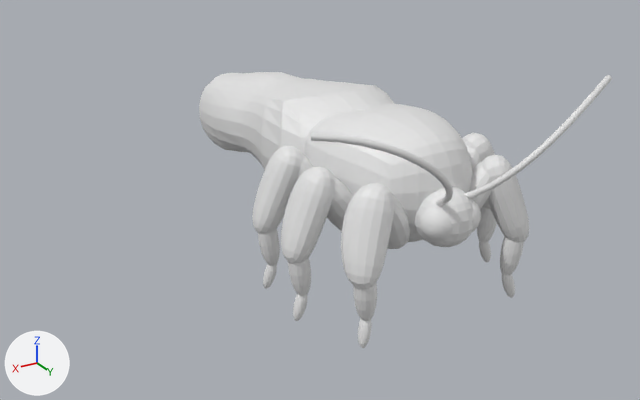
The Blender file blender_files/moth.blend as it was, and as the next commit left it.
The view is the same before and after, from a 50 mm lens placed at (20.8, 26.7, 14.6), pointed at (0.5, -7.1, -2.3). Arrows for +X, +Y and +Z are at lower left; the lights stay in place.
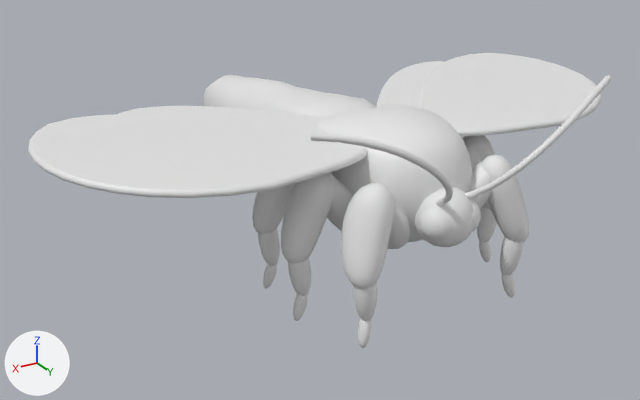
Changed parts and their boxes (x1, y1, x2, y2) in the pictures (640 x 400 px):
'Polygon_ab', added: after (28, 53, 602, 198)
'Cube.002', rescaled: before (199, 72, 395, 170); after (203, 75, 376, 117)
'Polygon_ab.001', added: after (119, 61, 443, 129)

Diff of the bpy script that builds the scene:
```diff
--- a/blender_files/moth.blend.py
+++ b/blender_files/moth.blend.py
@@ cu_polygon_ab_001 @@
+cu_polygon_ab_001 = bpy.data.curves.new('Polygon_ab.001', 'CURVE')
+cu_polygon_ab_001.dimensions = '2D'
+_sp = cu_polygon_ab_001.splines.new('BEZIER'); _sp.bezier_points.add(2)
+_sp.bezier_points.foreach_set('co', [0.642, -2.197, 0.0, 5.051, -0.462, 0.0, 8.853, -8.623, 0.0])
+_sp.bezier_points.foreach_set('handle_left', [1.639, -3.696, 0.0, 2.596, -0.905, 0.0, 11.21, -6.791, 0.0])
+_sp.bezier_points.foreach_set('handle_right', [1.752, -0.734, 0.0, 9.992, -0.93, 0.0, 5.958, -9.88, 0.0])
+_sp.order_u = 3
+_sp.use_cyclic_u = True
+_sp.use_endpoint_u = True
+cu_polygon_ab_001.use_path = True
+cu_polygon_ab_001.bevel_resolution = 1
+cu_polygon_ab_001.bevel_depth = 0.17
+cu_polygon_ab_001.fill_mode = 'BOTH'
+cu_polygon_ab_001.use_fill_caps = True
@@ cu_polygon_ab @@
+cu_polygon_ab = bpy.data.curves.new('Polygon_ab', 'CURVE')
+cu_polygon_ab.dimensions = '2D'
+_sp = cu_polygon_ab.splines.new('BEZIER'); _sp.bezier_points.add(2)
+_sp.bezier_points.foreach_set('co', [1.304, -1.709, 0.0, 7.09, 0.568, 0.0, 12.08, -10.14, 0.0])
+_sp.bezier_points.foreach_set('handle_left', [2.613, -3.676, 0.0, 3.869, -0.0126, 0.0, 15.17, -7.738, 0.0])
+_sp.bezier_points.foreach_set('handle_right', [2.761, 0.211, 0.0, 13.57, -0.0457, 0.0, 8.28, -11.79, 0.0])
+_sp.order_u = 3
+_sp.use_cyclic_u = True
+_sp.use_endpoint_u = True
+cu_polygon_ab.use_path = True
+cu_polygon_ab.bevel_resolution = 1
+cu_polygon_ab.bevel_depth = 0.16
+cu_polygon_ab.fill_mode = 'BOTH'
+cu_polygon_ab.use_fill_caps = True
@@ ob_cube_002 @@
 ob_cube_002.rotation_euler = (0.0, 3.142, 0.0)  # degrees (0, 180, 0)
-ob_cube_002.scale = (1.43, 2.88, 1.43)
+ob_cube_002.scale = (1.07, 2.88, 1.07)
@@ ob_polygon_ab_001 @@
+ob_polygon_ab_001 = bpy.data.objects.new('Polygon_ab.001', cu_polygon_ab_001)
+ob_polygon_ab_001.location = (0.0, -1.77, 2.38)
+_m = ob_polygon_ab_001.modifiers.new('Mirror', 'MIRROR')
@@ ob_polygon_ab @@
+ob_polygon_ab = bpy.data.objects.new('Polygon_ab', cu_polygon_ab)
+ob_polygon_ab.location = (0.0, 0.0, 2.5)
+_m = ob_polygon_ab.modifiers.new('Mirror', 'MIRROR')
```
